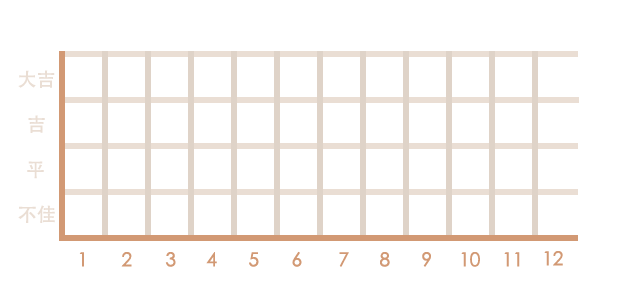
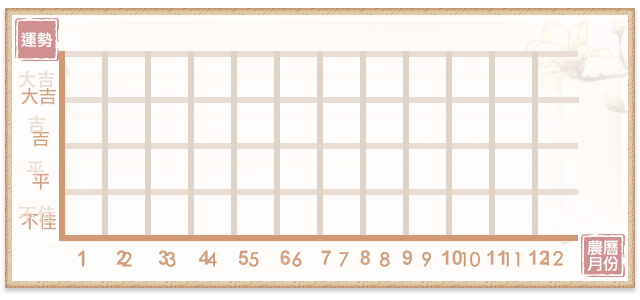
The second 640px x 300px image is a revision of the first. Changes to its layers:
showed "運勢" over left=1, top=7, right=639, bottom=295
